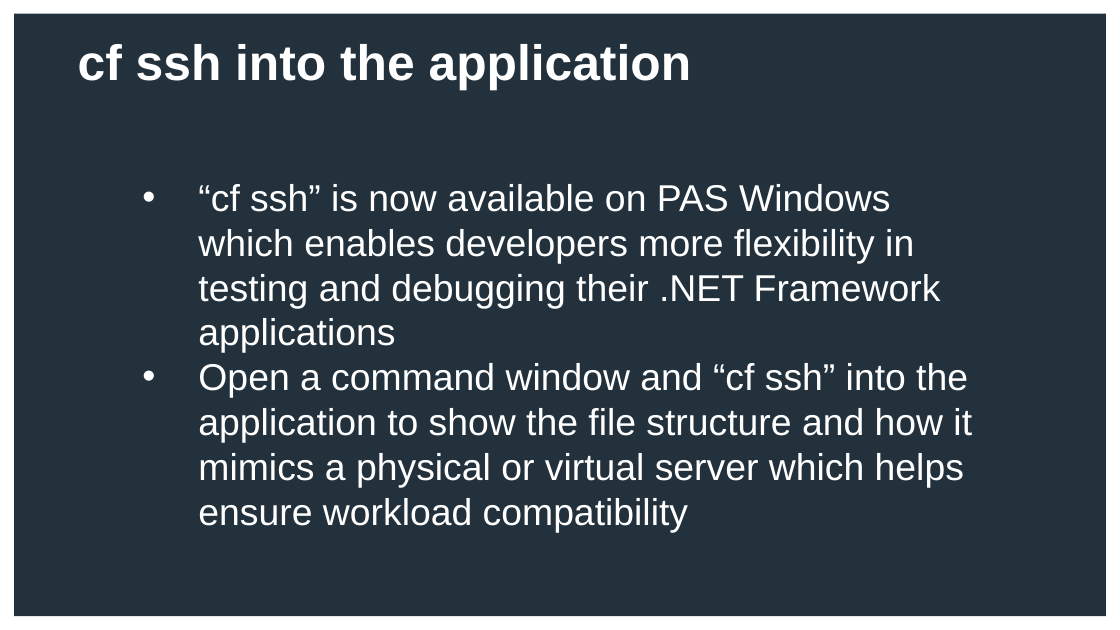
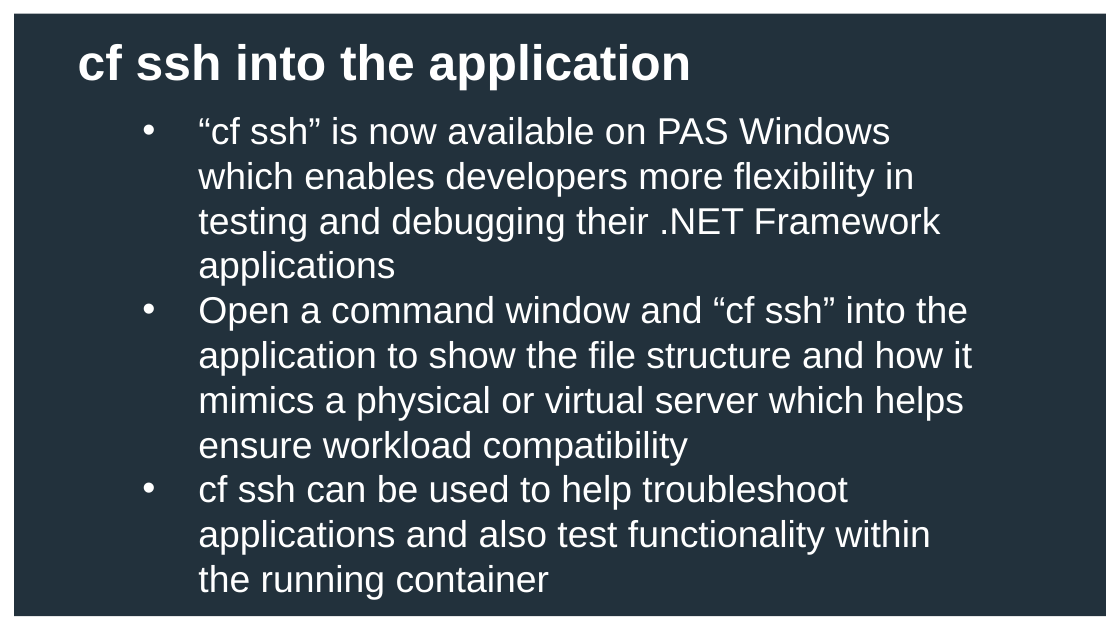
Before and after one commit to Tanzu-Solutions-Engineering/idea2prod-demo, a slide deck: slide 21 of instructions/Idea 2 Prod - S1P DotNet Demo.pptx (slide 20 before the commit). Drawn at 1120x630 pixels with LibreOffice and Linux fonts; fonts in the diff are those of the drawing; background and template pictures are left out. Boxes give left, top, right and bottom in pixels: in the first picture for what was removed or moved away, otherwise in the second. Text is boxed around its words. In the diff, an @@ line names an element or a change of style, - is before the commit and + after.

```diff
--- a/instructions/Idea 2 Prod - S1P DotNet Demo.pptx
+++ b/instructions/Idea 2 Prod - S1P DotNet Demo.pptx
@@ text "“cf ssh” is now available ...": place and size @@
-text "“cf ssh” is now available ..." at box(198, 184, 972, 532)
+text "“cf ssh” is now available ..." at box(198, 117, 972, 600)
@@ text at box(198, 475, 930, 600): paragraph added @@
+• cf ssh can be used to help troubleshoot applications and also test functionality within the running container
```
Also in this commit, not shown: 1 other slide changed, 1 slide added.
